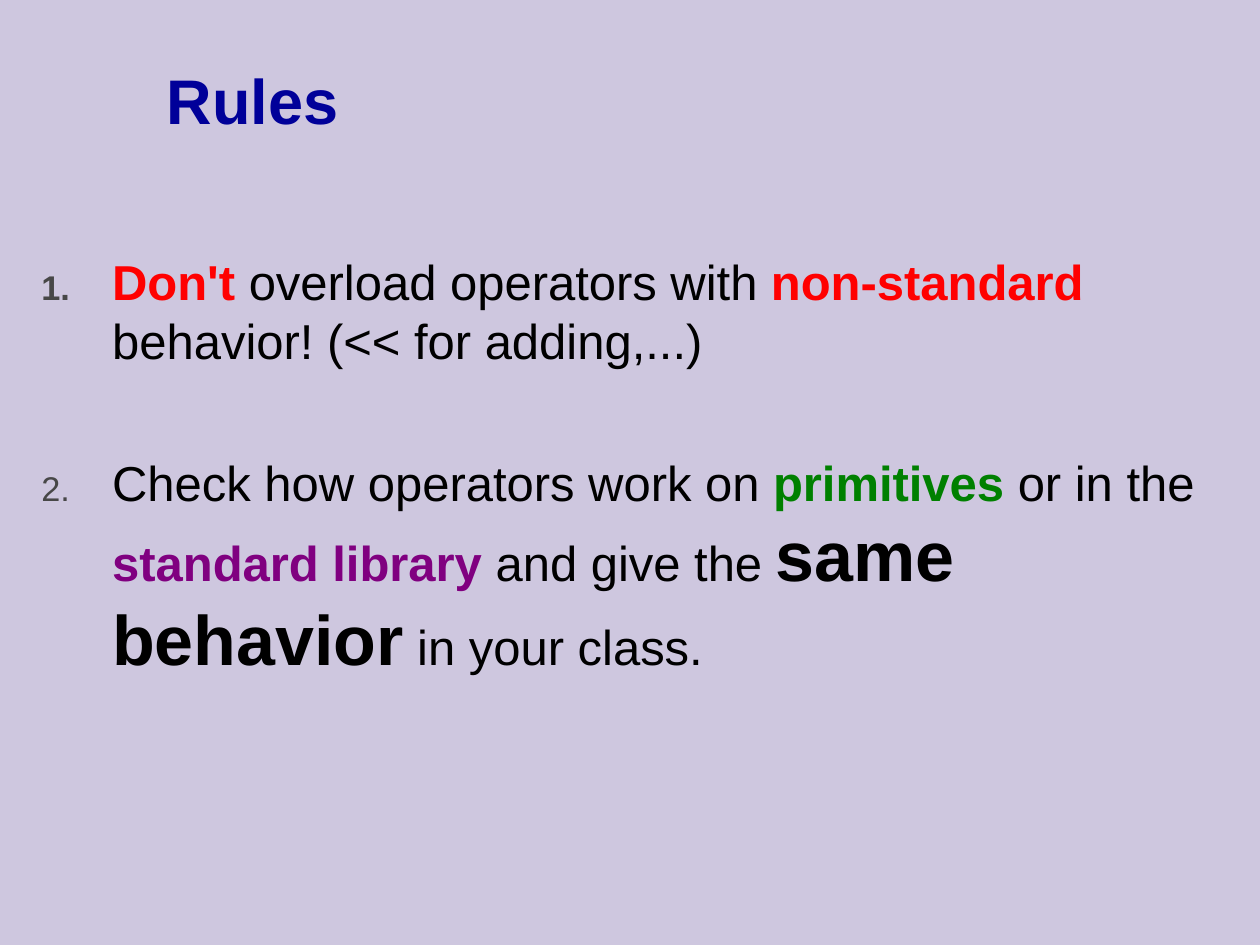
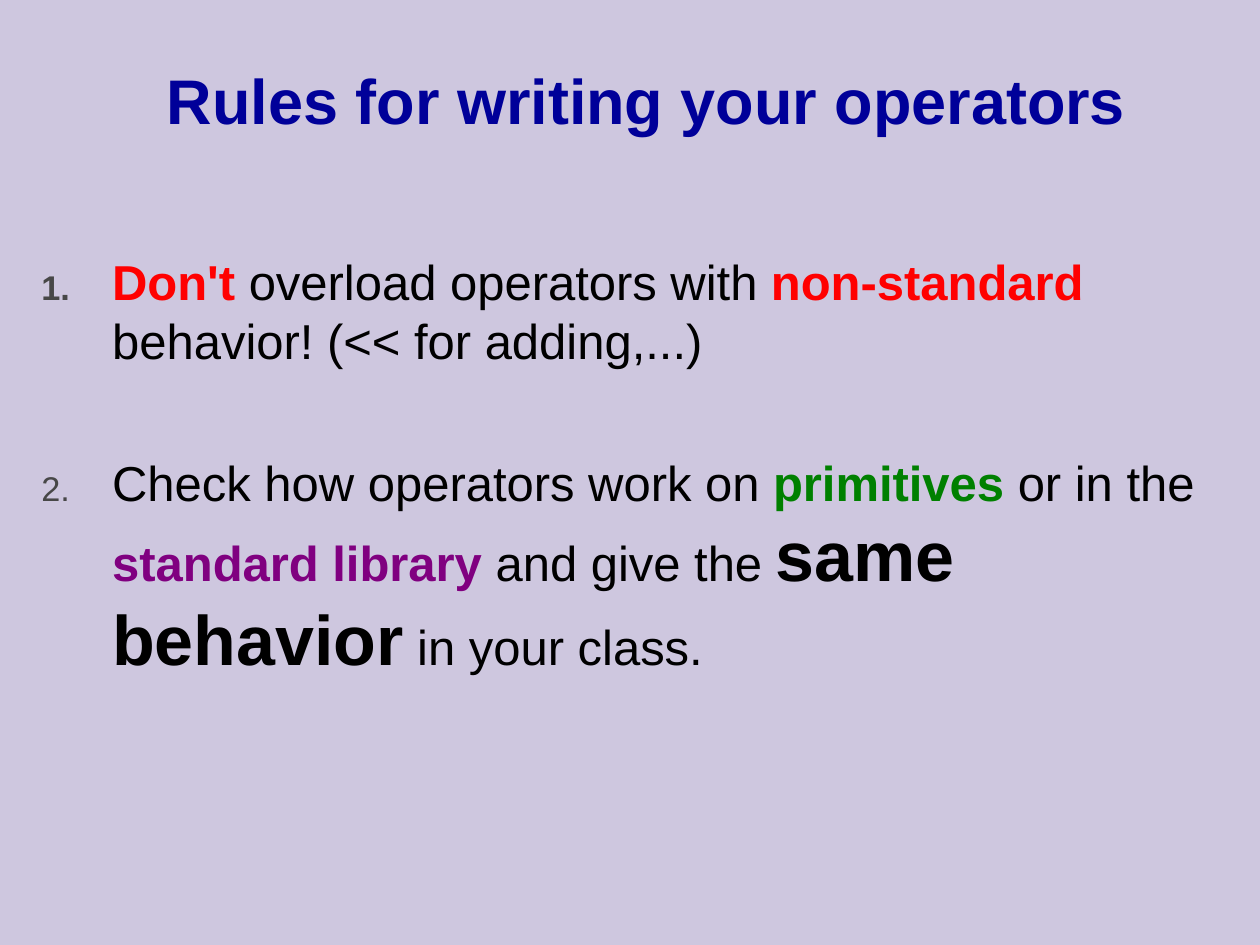
Before and after one commit to cpp-at-ariel/cpp-5779, a slide deck: slide 9 of 04-const-friend-operators/slides-2-operators.odp (slide 6 before the commit). Drawn at 1260x945 pixels with LibreOffice and Linux fonts; fonts in the diff are those of the drawing. Boxes give left, top, right and bottom in pixels: in the first picture for what was removed or moved away, otherwise in the second. Text is boxed around its words. In the diff, an @@ line names an element or a change of style, - is before the commit and + after.

```diff
--- a/04-const-friend-operators/slides-2-operators.odp
+++ b/04-const-friend-operators/slides-2-operators.odp
@@ title at box(167, 78, 1125, 136): text changed @@
-Rules
+Rules for writing your operators
```
Also in this commit, not shown: 6 other slides changed, 2 slides added, 3 slides removed, 11 other files.
